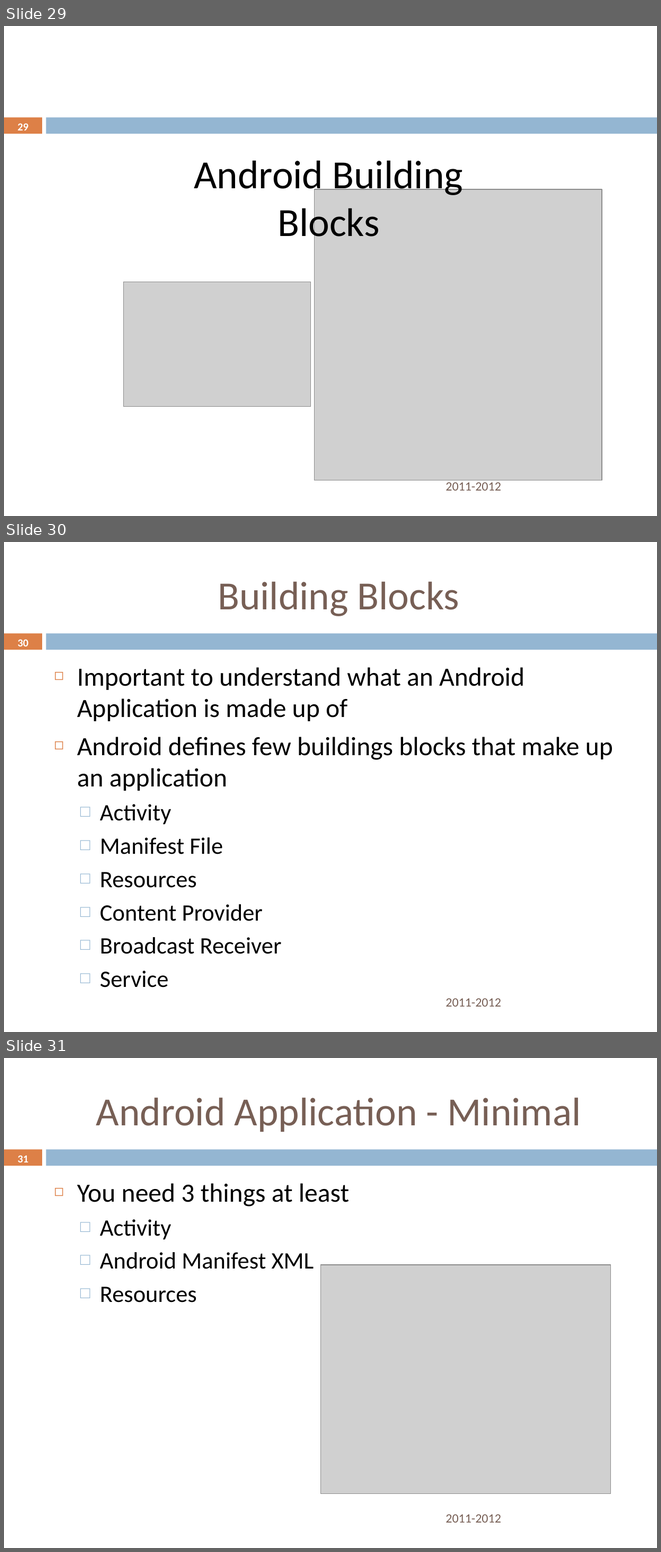
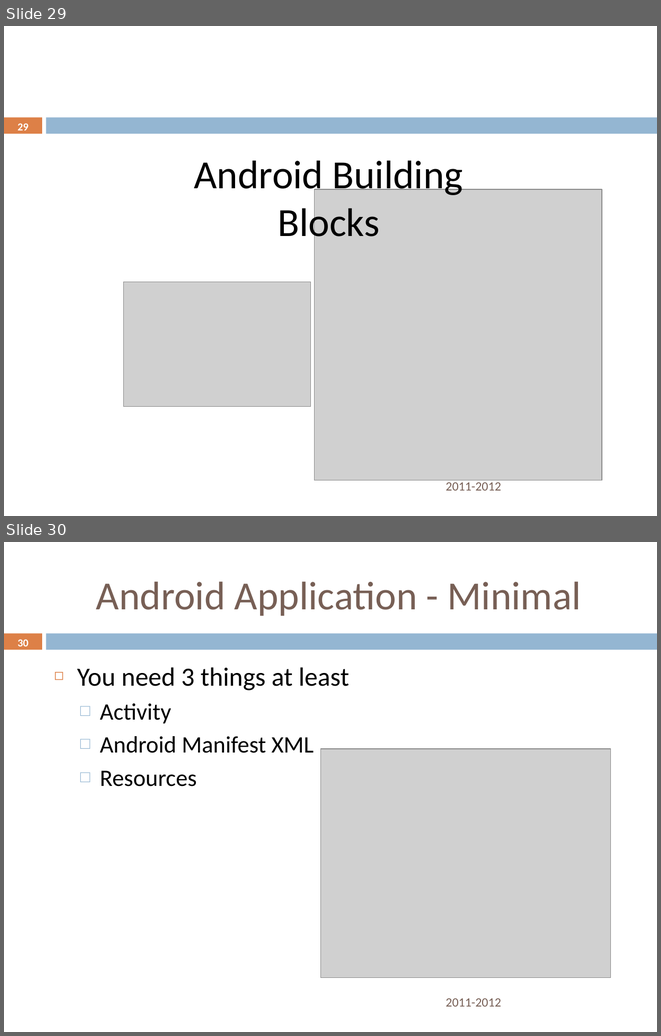
Before and after one commit to rominirani/Nitrodroid-2012-Android101-Workshop, a slide deck: presentation/AndroidDeveloper101Workshop-October6-Nitrodroid-2012-MindStormSoftware.pptx. Shown one above the other, each under a label of ours: slides 29, 30 and 31 before the commit, slides 29 and 30 after it. The pictures are 661x1552 and 661x1036 pixels, drawn with LibreOffice and Linux fonts; fonts in the diff are those of the drawing; grey boxes stand for pictures; background and template pictures are left out. Boxes give left, top, right and bottom in pixels: in the first picture for what was removed or moved away, otherwise in the second. Text is boxed around its words. In the diff, an @@ line names an element or a change of style, - is before the commit and + after.

```diff
--- a/presentation/AndroidDeveloper101Workshop-October6-Nitrodroid-2012-MindStormSoftware.pptx
+++ b/presentation/AndroidDeveloper101Workshop-October6-Nitrodroid-2012-MindStormSoftware.pptx
@@ slide 30 removed at (4, 542, 657, 1032), background #FFFFFF; not listed: 2 template elements that a slide beside it also shows @@
@@ title removed at (218, 581, 460, 616) @@
-Building Blocks
@@ page number removed at (18, 639, 29, 646) @@
-30
@@ text removed at (77, 667, 613, 987) @@
-◻ Important to understand what an Android Application is made up of
-◻ Android defines few buildings blocks that make up an application
-  □ Activity
-  □ Manifest File
-  □ Resources
-  □ Content Provider
-  □ Broadcast Receiver
-  □ Service
@@ text removed at (445, 998, 501, 1006) @@
-2011-2012
@@ what was slide 31 is now slide 30 @@
@@ page number at (18, 639, 29, 646): text changed @@
-31
+30
```
Also in this commit, not shown: 6 slides changed, 12 other slides removed, 1 other file.
